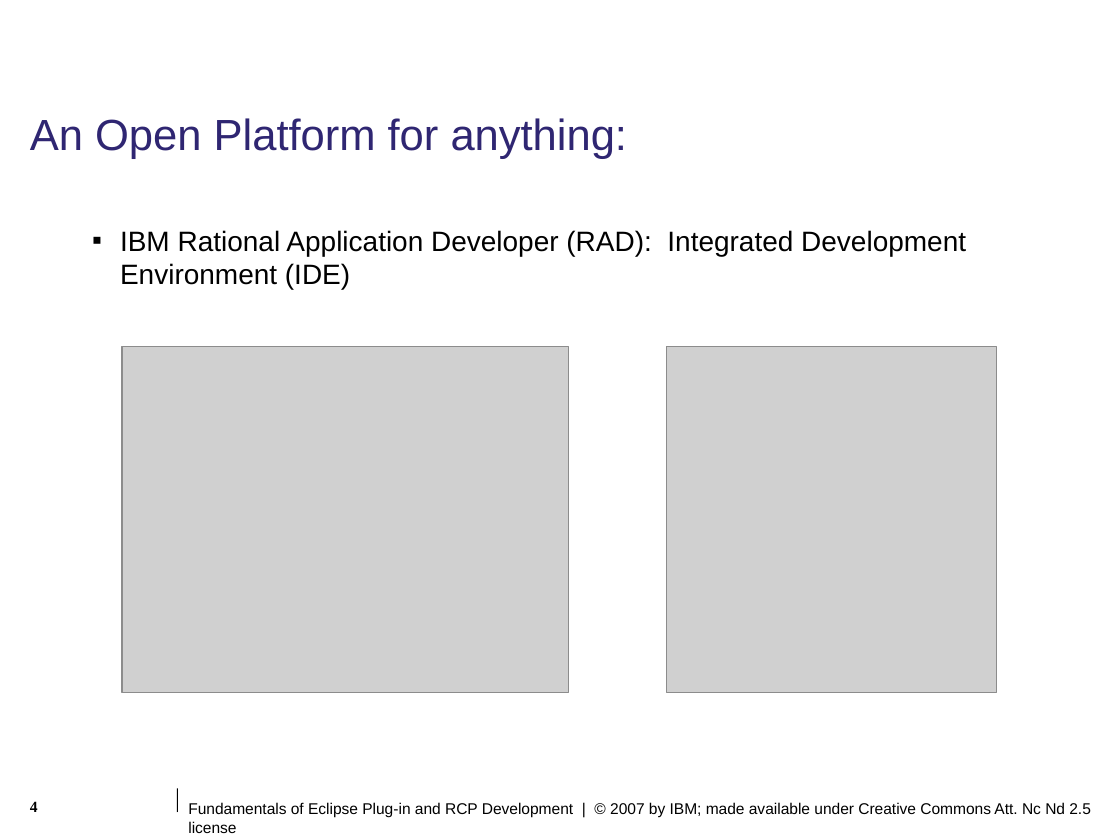
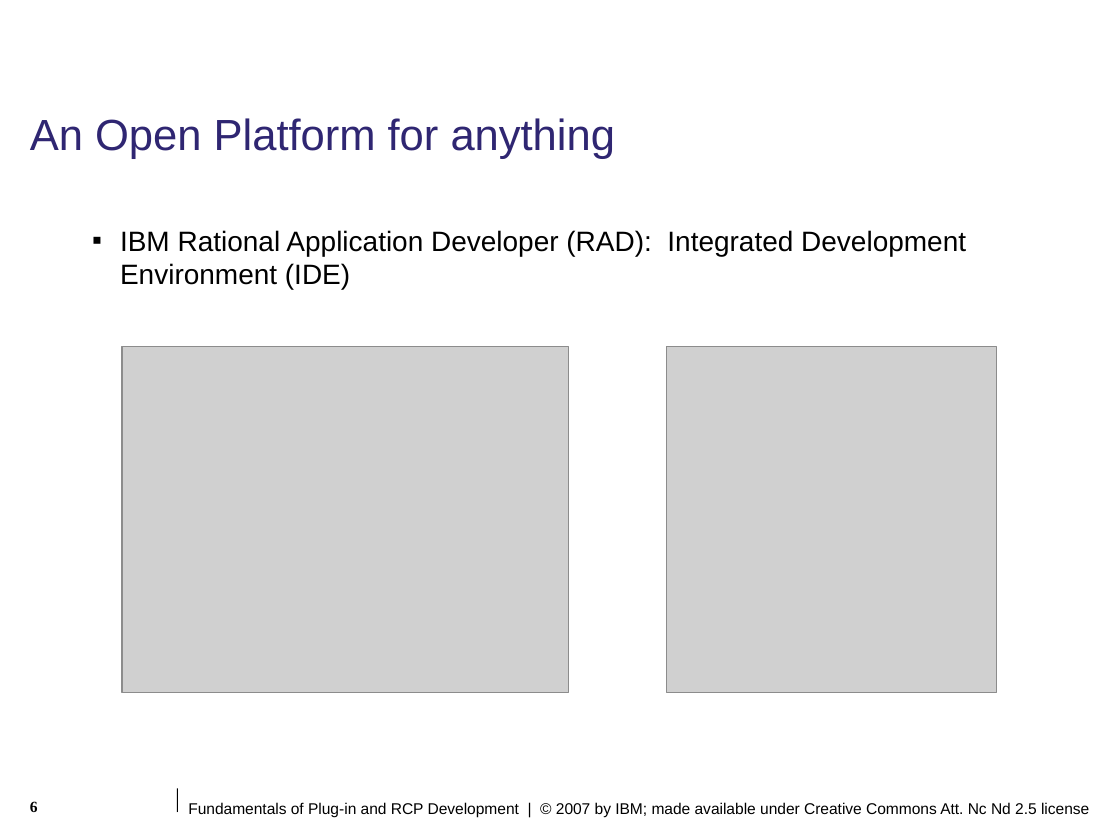
Before and after one commit to lukangping/eclipse.pde.incubator, a slide deck: slide 6 of presentations/eclipse-con/2007/slides/Fundamentals_of_Plugin_and_RCP_Development.ppt (slide 4 before the commit). Drawn at 1120x840 pixels with LibreOffice and Linux fonts; fonts in the diff are those of the drawing; grey boxes stand for pictures; background and template pictures are left out. Boxes give left, top, right and bottom in pixels: in the first picture for what was removed or moved away, otherwise in the second. Text is boxed around its words. In the diff, an @@ line names an element or a change of style, - is before the commit and + after.

```diff
--- a/presentations/eclipse-con/2007/slides/Fundamentals_of_Plugin_and_RCP_Development.ppt
+++ b/presentations/eclipse-con/2007/slides/Fundamentals_of_Plugin_and_RCP_Development.ppt
@@ title at bbox=[30, 118, 615, 159]: text changed @@
-An Open Platform for anything:
+An Open Platform for anything
@@ page number at bbox=[30, 801, 38, 812]: text changed @@
-4
+6
@@ text at bbox=[188, 802, 1089, 817]: text changed @@
-Fundamentals of Eclipse Plug-in and RCP Development | © 2007 by IBM; made available under Creative Commons Att. Nc Nd 2.5 license
+Fundamentals of Plug-in and RCP Development | © 2007 by IBM; made available under Creative Commons Att. Nc Nd 2.5 license
```
Also in this commit, not shown: 6 other slides changed, 11 slides added.
